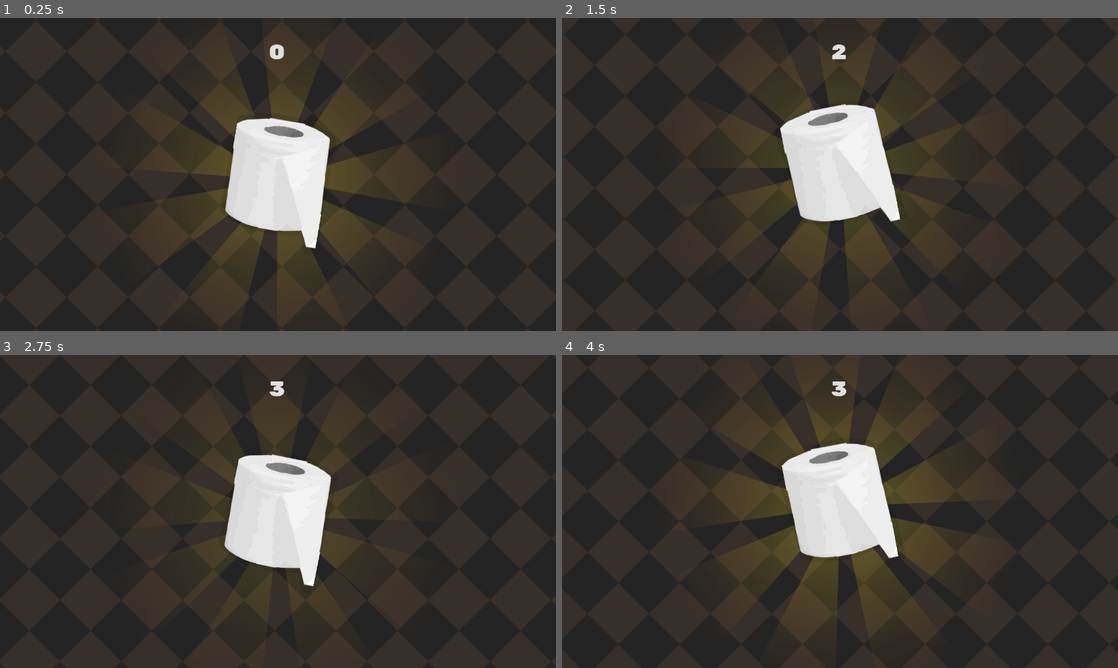
Above: before the commit, frames 1-4 (two rows, left to right).
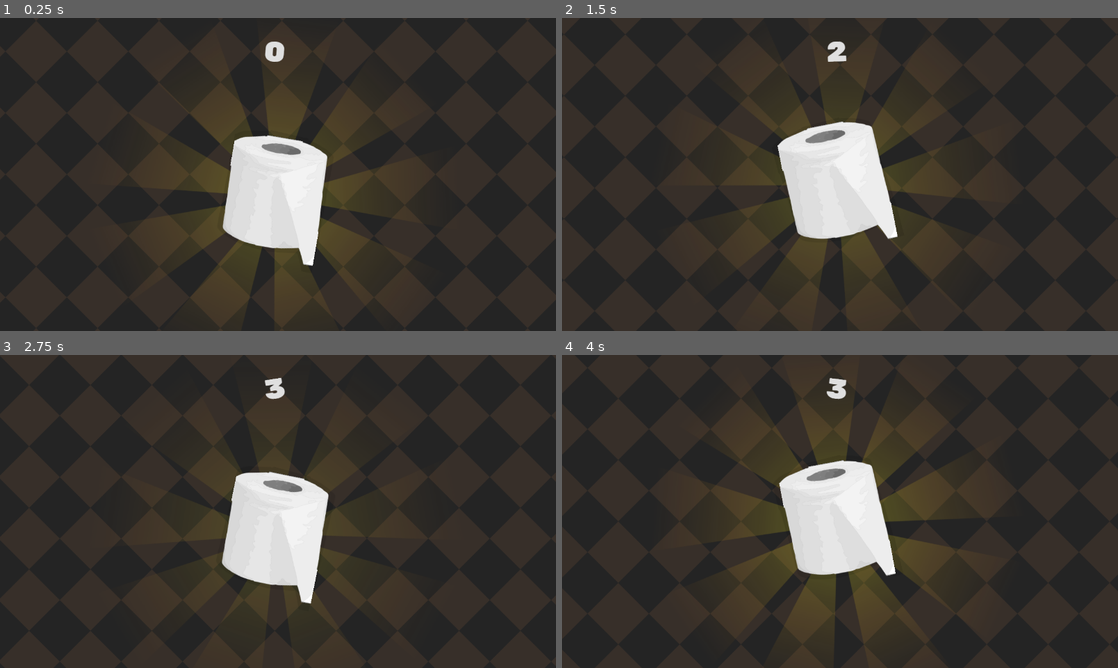
Above: after the commit, the same moments.

Repository: magwoo/PaperClicker
Game: Godot game, scene res://gameplay/game.tscn
The game is run twice, just before and just after one commit, with the same random seed, the same clock (stepped at 60 frames per second) and the same inputs.
Inputs (mouse positions are in pixels of both pictures, inside the frame that each line leads up to; where the layout moved, square brackets give the same spot in the first picture):
- Up to frame 1 (0.25 s): no input
- Up to frame 2 (1.5 s): click (834, 193) [840, 174] at 0.5 s; click (834, 193) [840, 174] at 1.25 s
- Up to frame 3 (2.75 s): click (272, 530) [278, 511] at 2 s
- Up to frame 4 (4 s): move the mouse to (962, 495) at 2.77 s; move the mouse to (728, 527) at 3.52 s

The runs differ from the first frame. In frame 1, 5.7% of the frame differs, in the area x 32-67%, y 7-87%; in frame 2, 4.8%; in frame 3, 2.4%; in frame 4, 7.4%, in the area x 30-69%, y 7-85%.

Commit message:
added scores text animation

Diff:
--- a/gameplay/game.gd
+++ b/gameplay/game.gd
@@ -1,19 +1,37 @@
 extends HBoxContainer
 
 
+var time: float = 0.0
+
 onready var scores_label: Label = $Gameplay/Scores
+onready var gameplay_container: Control = $Gameplay
 onready var viewport: Viewport = self.get_viewport()
 
 
 func _ready() -> void:
 	update_scores()
+	scores_label.rect_pivot_offset = scores_label.rect_size / 2.0
+	viewport.connect('size_changed', self, 'update_viewport')
 	Data.connect('scores_changed', self, 'update_scores')
 	Data.connect('score_added', self, 'score_added')
 
 
+func _process(delta: float) -> void:
+	scores_label.rect_rotation = lerp(
+		scores_label.rect_rotation, sin(time * 3.0) * 9.0, 0.25
+	)
+	scores_label.rect_scale = lerp(scores_label.rect_scale, Vector2.ONE, 0.25)
+	time += delta
+
+
 func score_added(scores: int) -> void:
-	pass
+	scores_label.rect_scale += Vector2(0.4, 0.4)
+	time += rand_range(0.25, 0.5)
 
 
 func update_scores(scores: int = -1) -> void:
 	scores_label.text = str(scores) if scores > -1 else str(Data.get_scores())
+
+
+func update_viewport() -> void:
+	gameplay_container.rect_min_size.y = viewport.size.y
--- a/gameplay/game.tscn
+++ b/gameplay/game.tscn
@@ -6,7 +6,7 @@
 [ext_resource path="res://resources/fonts/rubik.ttf" type="DynamicFontData" id=4]
 
 [sub_resource type="DynamicFont" id=1]
-size = 48
+size = 64
 use_filter = true
 font_data = ExtResource( 4 )
 
@@ -16,13 +16,16 @@
 script = ExtResource( 1 )
 
 [node name="Gameplay" type="Control" parent="."]
-margin_right = 1276.0
+margin_right = 916.0
 margin_bottom = 720.0
+rect_min_size = Vector2( 0, 720 )
 mouse_filter = 2
 size_flags_horizontal = 3
-size_flags_vertical = 3
+size_flags_vertical = 2
 
 [node name="Paper" parent="Gameplay" instance=ExtResource( 3 )]
+margin_top = 40.0
+margin_bottom = 40.0
 
 [node name="Scores" type="Label" parent="Gameplay"]
 anchor_left = 0.5
@@ -37,3 +40,7 @@
 valign = 1
 
 [node name="Shop" parent="." instance=ExtResource( 2 )]
+anchor_left = 0.0
+anchor_right = 0.0
+margin_left = 920.0
+margin_right = 1280.0
--- a/menu/shop/shop.gd
+++ b/menu/shop/shop.gd
@@ -1,5 +1,5 @@
 class_name Shop
-extends Panel
+extends VBoxContainer
 
 
 export var menu_width: float = 360.0
@@ -11,6 +11,8 @@
 
 
 func _ready() -> void:
+	self.rect_min_size.x = 0.0
+	self.modulate.a = 0.0
 	self.add_child(tween)
 
 
@@ -19,8 +21,15 @@
 	if !_is_mouse_open() && opened: close()
 
 
+func _input(event: InputEvent) -> void:
+	if event is InputEventPanGesture: print(event.delta)
+
+
 func open() -> void:
 	opened = true
+	tween.interpolate_property(
+		self, 'modulate', self.modulate, Color.white, 0.15
+	)
 	tween.interpolate_property(
 		self, 'rect_min_size', self.rect_min_size, Vector2(menu_width, 0.0),
 		0.2, Tween.TRANS_BACK, Tween.EASE_OUT
@@ -30,6 +39,9 @@
 func close() -> void:
 	opened = false
 	tween.interpolate_property(
+		self, 'modulate', self.modulate, Color.transparent, 0.1
+	)
+	tween.interpolate_property(
 		self, 'rect_min_size', self.rect_min_size, Vector2(0.0, 0.0), 0.2,
 		Tween.TRANS_BACK, Tween.EASE_OUT
 	); tween.start()
--- a/menu/shop/shop.tscn
+++ b/menu/shop/shop.tscn
@@ -2,12 +2,56 @@
 
 [ext_resource path="res://menu/shop/shop.gd" type="Script" id=1]
 
-[node name="Shop" type="Panel"]
+[node name="Shop" type="VBoxContainer"]
 self_modulate = Color( 1, 1, 1, 0.8 )
-margin_left = 1280.0
-margin_right = 1280.0
-margin_bottom = 720.0
+anchor_left = 1.0
+anchor_right = 1.0
+margin_left = -360.0
+margin_bottom = 992.0
+rect_min_size = Vector2( 360, 0 )
 mouse_filter = 2
 size_flags_horizontal = 0
 size_flags_vertical = 3
+custom_constants/separation = 16
 script = ExtResource( 1 )
+
+[node name="Button" type="Button" parent="."]
+margin_right = 360.0
+margin_bottom = 128.0
+rect_min_size = Vector2( 0, 128 )
+
+[node name="Button2" type="Button" parent="."]
+margin_top = 144.0
+margin_right = 360.0
+margin_bottom = 272.0
+rect_min_size = Vector2( 0, 128 )
+
+[node name="Button3" type="Button" parent="."]
+margin_top = 288.0
+margin_right = 360.0
+margin_bottom = 416.0
+rect_min_size = Vector2( 0, 128 )
+
+[node name="Button4" type="Button" parent="."]
+margin_top = 432.0
+margin_right = 360.0
+margin_bottom = 560.0
+rect_min_size = Vector2( 0, 128 )
+
+[node name="Button5" type="Button" parent="."]
+margin_top = 576.0
+margin_right = 360.0
+margin_bottom = 704.0
+rect_min_size = Vector2( 0, 128 )
+
+[node name="Button6" type="Button" parent="."]
+margin_top = 720.0
+margin_right = 360.0
+margin_bottom = 848.0
+rect_min_size = Vector2( 0, 128 )
+
+[node name="Button7" type="Button" parent="."]
+margin_top = 864.0
+margin_right = 360.0
+margin_bottom = 992.0
+rect_min_size = Vector2( 0, 128 )
--- a/project.godot
+++ b/project.godot
@@ -14,7 +14,7 @@
 "language": "GDScript",
 "path": "res://gameplay/paper/paper.gd"
 }, {
-"base": "Panel",
+"base": "VBoxContainer",
 "class": "Shop",
 "language": "GDScript",
 "path": "res://menu/shop/shop.gd"
